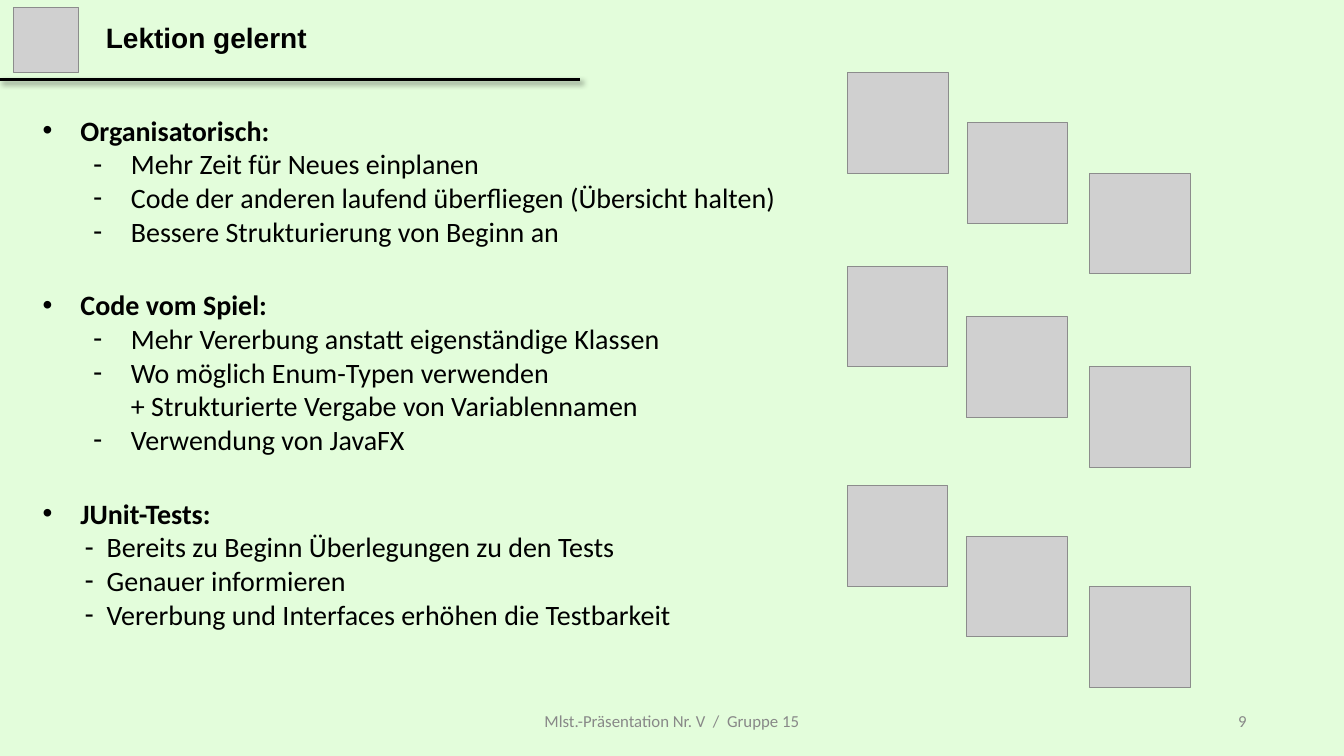
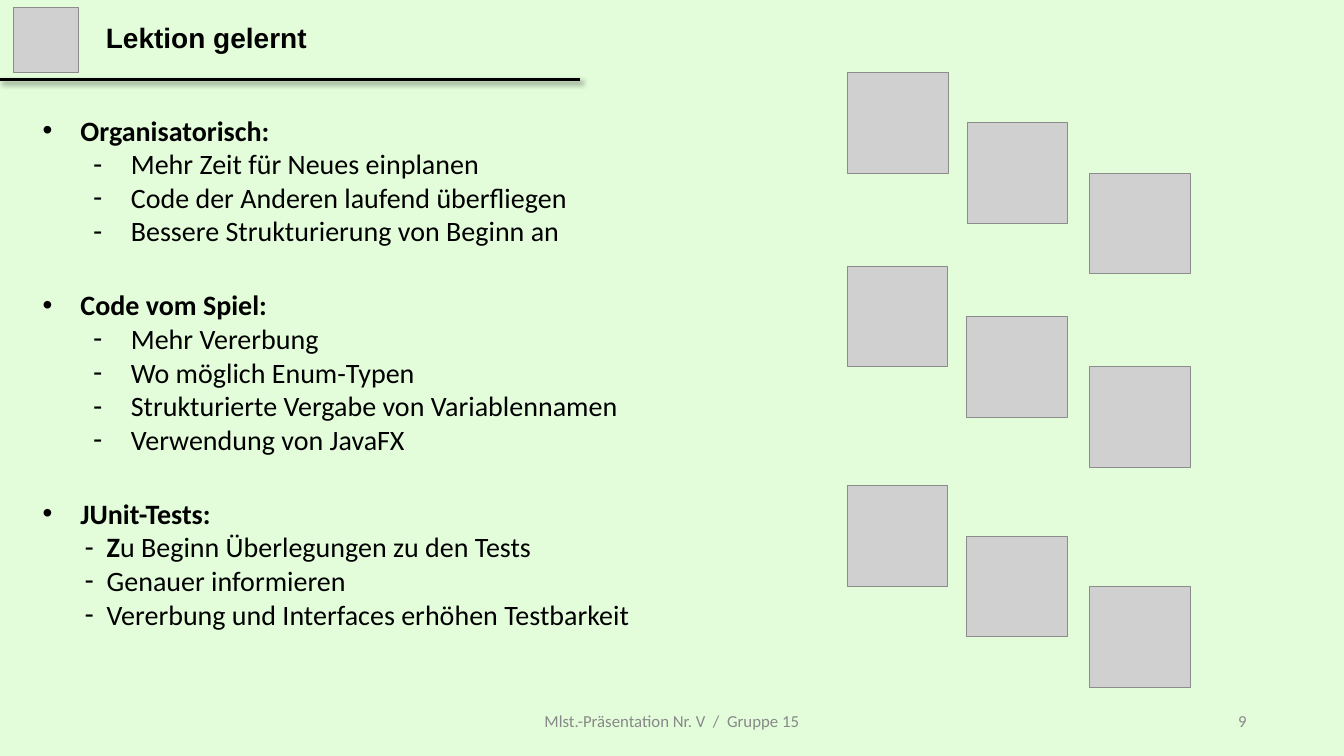
Before and after one commit to gjoyet/skipBo, a slide deck: slide 9 of 00_General/Presentation/MS 5/Presentation_Milestone_v_Master.pptx. Drawn at 1344x756 pixels with LibreOffice and Linux fonts; fonts in the diff are those of the drawing; grey boxes stand for pictures. Boxes give left, top, right and bottom in pixels: in the first picture for what was removed or moved away, otherwise in the second. Text is boxed around its words. In the diff, an @@ line names an element or a change of style, - is before the commit and + after.

```diff
--- a/00_General/Presentation/MS 5/Presentation_Milestone_v_Master.pptx
+++ b/00_General/Presentation/MS 5/Presentation_Milestone_v_Master.pptx
@@ text at box(131, 188, 567, 213): text changed @@
-  – Code der anderen laufend überfliegen (Übersicht halten)
+  – Code der Anderen laufend überfliegen
@@ text at box(131, 329, 617, 421): text changed @@
-  – Mehr Vererbung anstatt eigenständige Klassen
-  – Wo möglich Enum-Typen verwenden
-  + Strukturierte Vergabe von Variablennamen
+  – Mehr Vererbung
+  – Wo möglich Enum-Typen
+  – Strukturierte Vergabe von Variablennamen
@@ text at box(107, 534, 531, 562): text changed @@
-  – Bereits zu Beginn Überlegungen zu den Tests
+  – Zu Beginn Überlegungen zu den Tests
@@ text at box(107, 605, 629, 630): text changed @@
-  – Vererbung und Interfaces erhöhen die Testbarkeit
+  – Vererbung und Interfaces erhöhen Testbarkeit
```
Also in this commit, not shown: 4 other slides changed.
